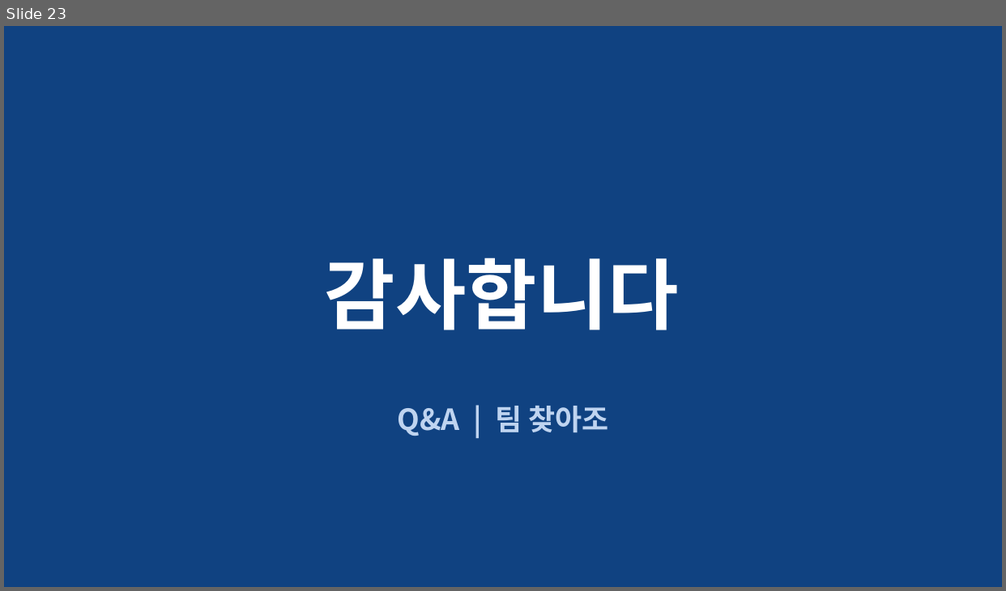
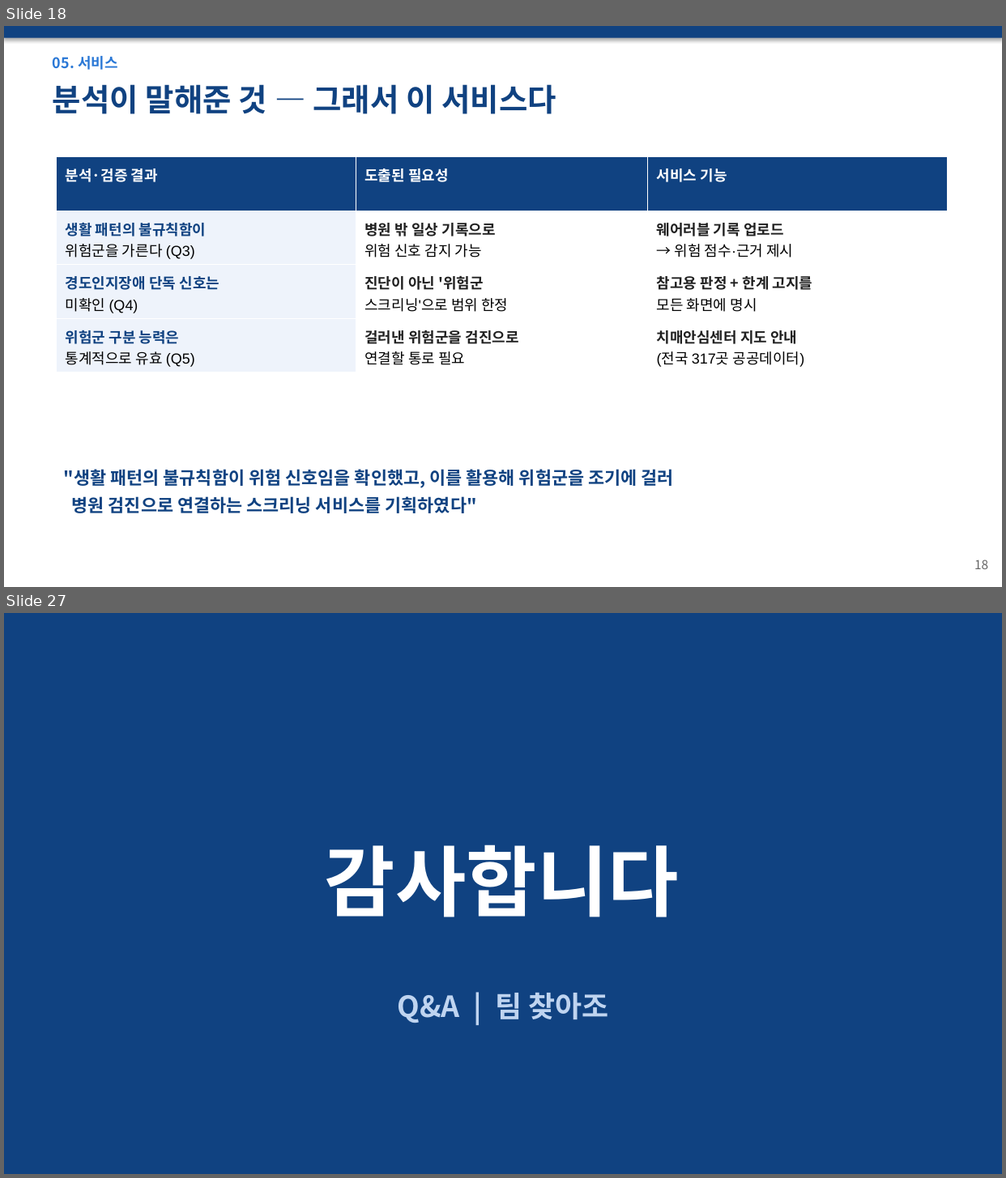
Before and after one commit to wpalswpa/dementia-screening, a slide deck: 발표자료_최종본_v5.pptx. Shown one above the other, each under a label of ours: slide 23 before the commit, slides 18 and 27 after it; the slides between them are not shown. The pictures are 1006x591 and 1006x1178 pixels, drawn with LibreOffice and Linux fonts; fonts in the diff are those of the drawing. Boxes give left, top, right and bottom in pixels: in the first picture for what was removed or moved away, otherwise in the second. Text is boxed around its words. In the diff, an @@ line names an element or a change of style, - is before the commit and + after.

```diff
--- a/발표자료_최종본_v5.pptx
+++ b/발표자료_최종본_v5.pptx
@@ slide 18 added at [4,26,1002,587], background #FFFFFF @@
@@ rectangle added at [4,26,1002,38], fill #104281 @@
@@ text added at [53,56,118,70], 14 pt, text #2A78D6, bold @@
+05. 서비스
@@ text added at [53,84,556,114], 30 pt, text #104281, bold @@
+분석이 말해준 것 — 그래서 이 서비스다
@@ table added at [57,157,948,373], 4 rows, 3 columns @@
+분석·검증 결과 | 도출된 필요성 | 서비스 기능
+생활 패턴의 불규칙함이 / 위험군을 가른다 (Q3) | 병원 밖 일상 기록으로 / 위험 신호 감지 가능 | 웨어러블 기록 업로드 / → 위험 점수·근거 제시
+경도인지장애 단독 신호는 / 미확인 (Q4) | 진단이 아닌 '위험군 / 스크리닝'으로 범위 한정 | 참고용 판정 + 한계 고지를 / 모든 화면에 명시
+위험군 구분 능력은 / 통계적으로 유효 (Q5) | 걸러낸 위험군을 검진으로 / 연결할 통로 필요 | 치매안심센터 지도 안내 / (전국 317곳 공공데이터)
@@ text added at [64,469,674,514], 17 pt, text #104281, bold @@
+"생활 패턴의 불규칙함이 위험 신호임을 확인했고, 이를 활용해 위험군을 조기에 걸러
+병원 검진으로 연결하는 스크리닝 서비스를 기획하였다"
@@ text added at [974,560,988,570], 12 pt, text #666666 @@
+18
@@ what was slide 23 is now slide 27 @@
```
Also in this commit, not shown: 21 slides changed, 3 other slides added.
